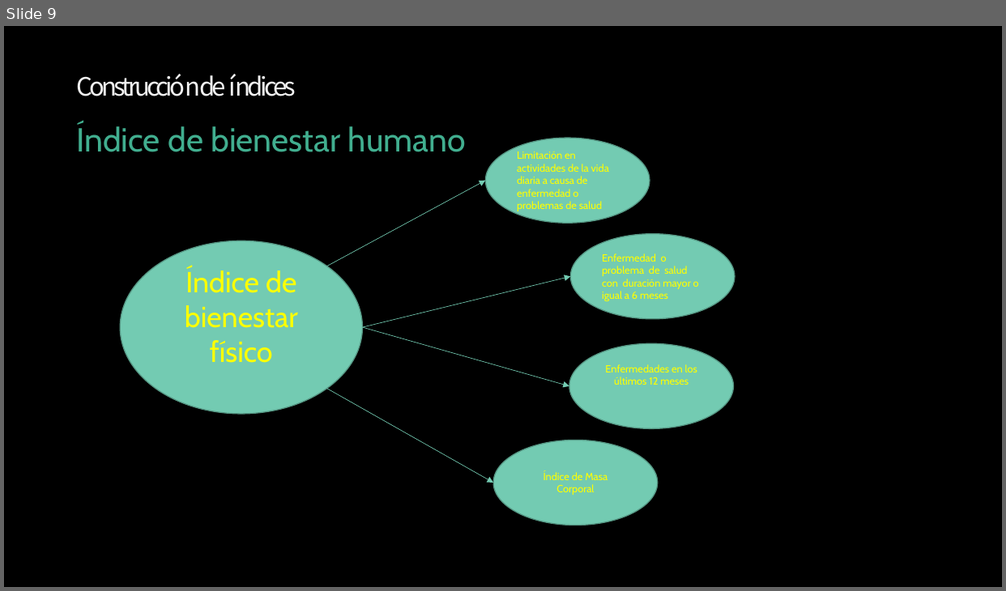
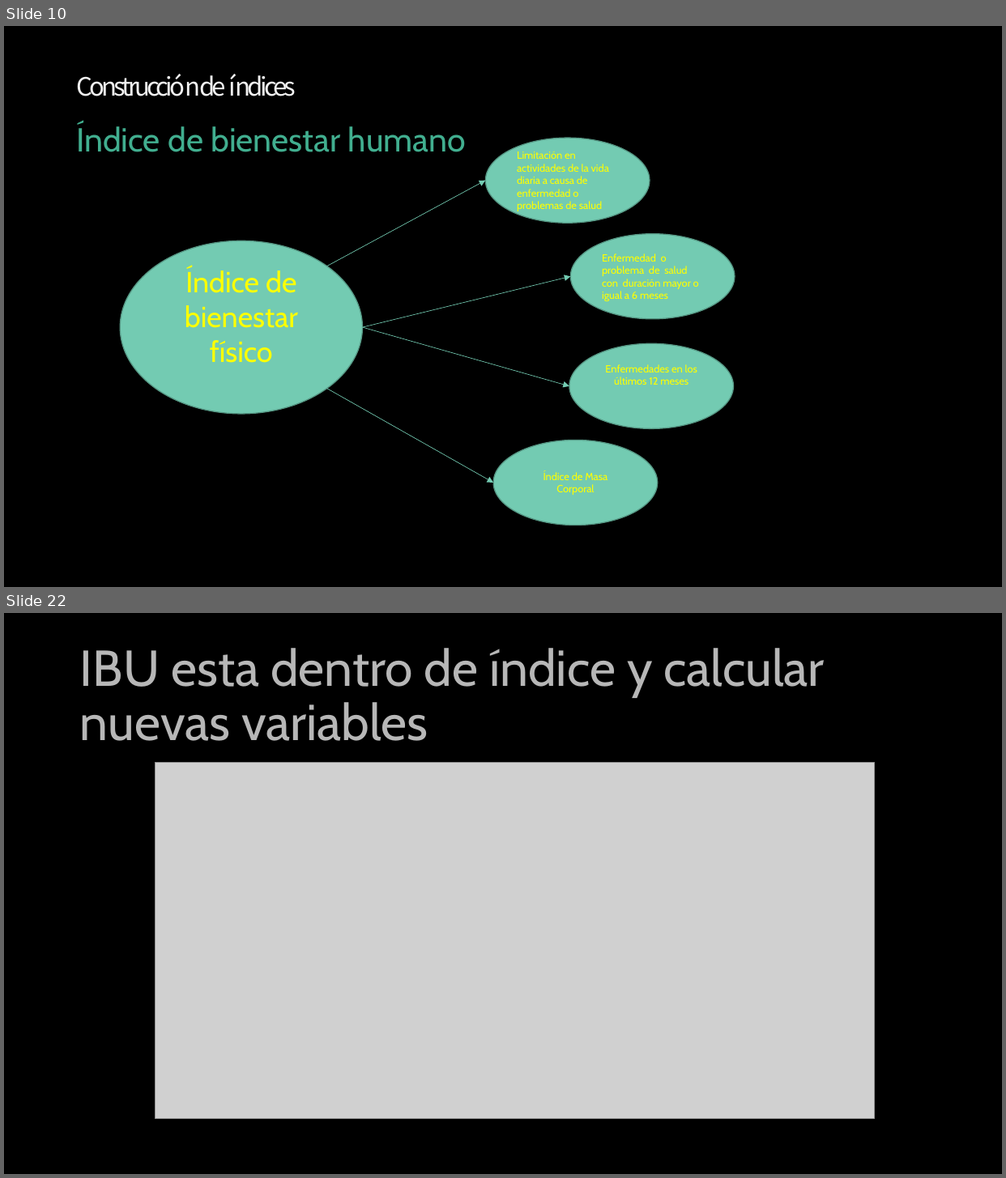
Before and after one commit to Sud-Austral/ds_indices, a slide deck: indices.pptx. Shown one above the other, each under a label of ours: slide 9 before the commit, slides 10 and 22 after it; the slides between them are not shown. The pictures are 1006x591 and 1006x1178 pixels, drawn with LibreOffice and Linux fonts; fonts in the diff are those of the drawing; grey boxes stand for pictures; background and template pictures are left out. Boxes give left, top, right and bottom in pixels: in the first picture for what was removed or moved away, otherwise in the second. Text is boxed around its words. In the diff, an @@ line names an element or a change of style, - is before the commit and + after.

```diff
--- a/indices.pptx
+++ b/indices.pptx
@@ slide 22 added at (4,613,1002,1174), background picture (left out) @@
@@ title added at (80,648,825,741), 48.6 pt, text #B7B7B7 @@
+IBU esta dentro de índice y calcular nuevas variables
@@ picture added at (155,763,875,1119) @@
@@ what was slide 9 is now slide 10 @@
```
Also in this commit, not shown: 17 other slides added, 1 other file.
